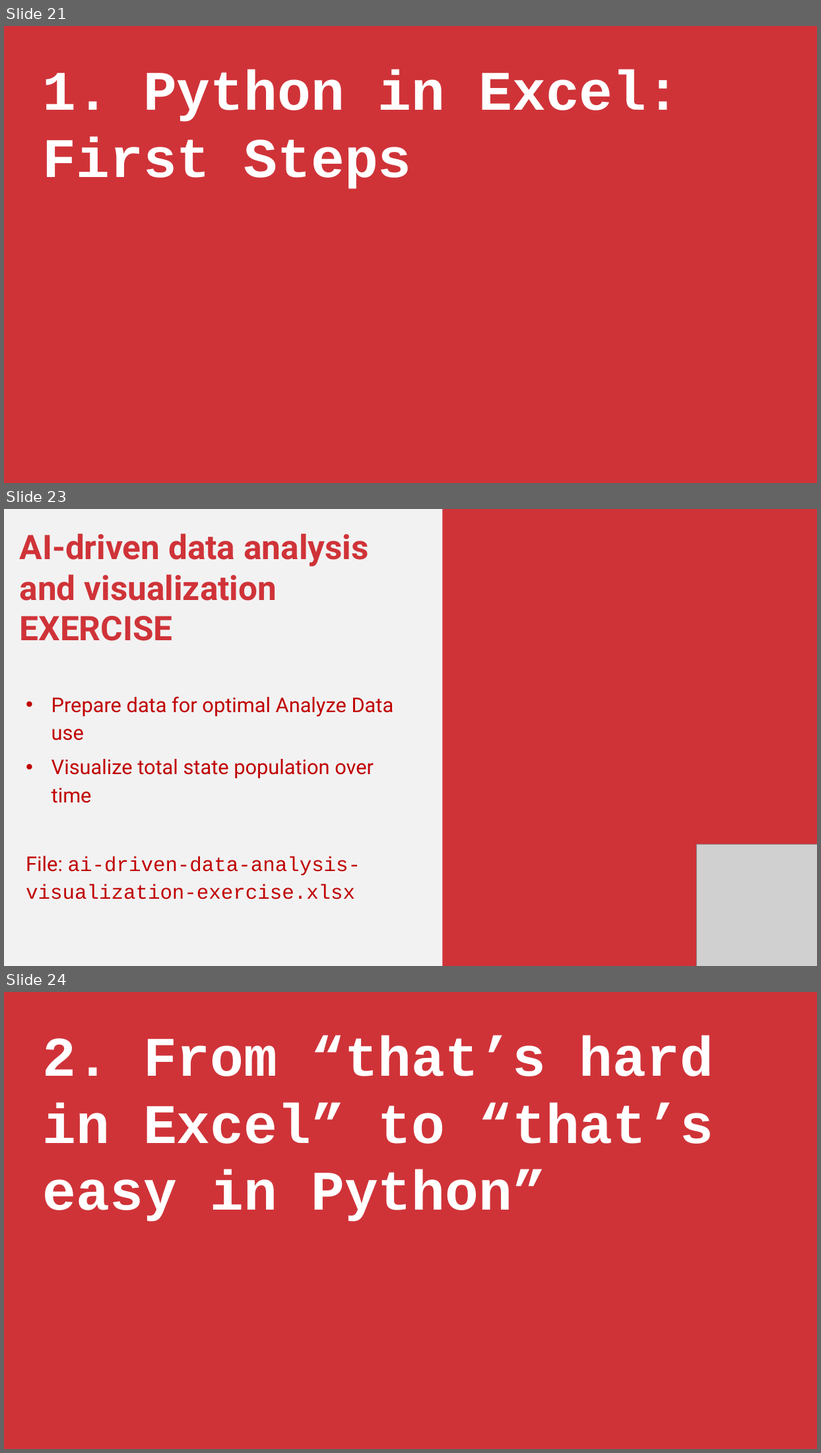
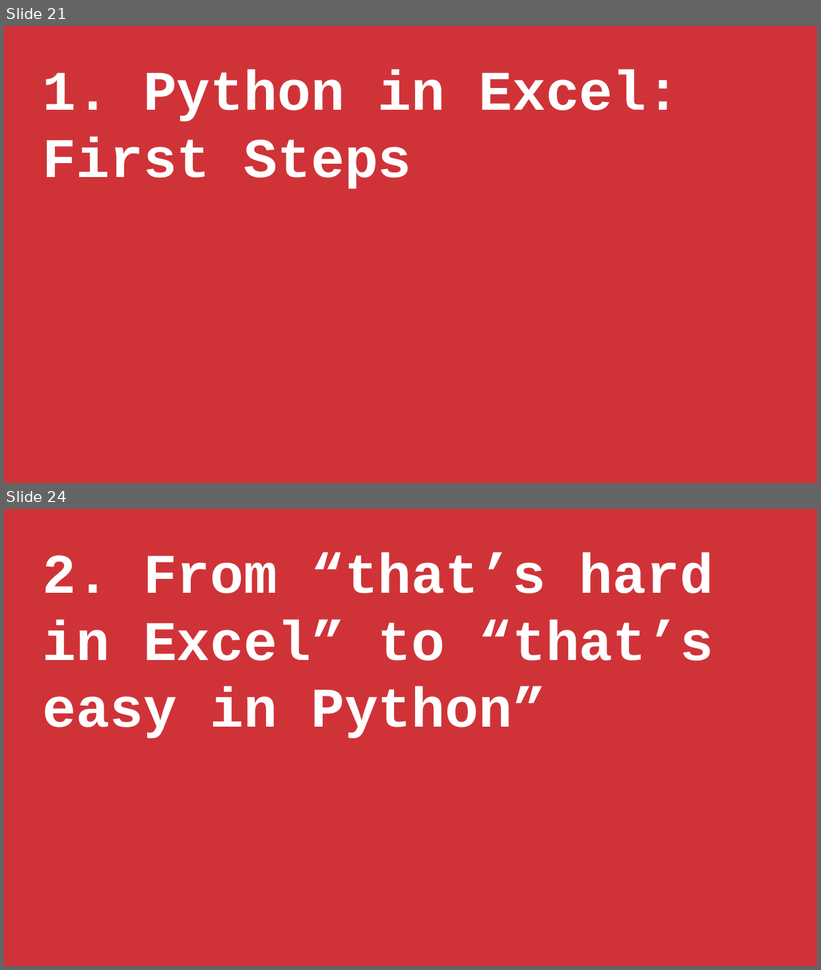
Before and after one commit to stringfestdata/xlgs-2024-analytics-2_0, a slide deck: xlgs-analytics-2_0-slides.pptx. Shown one above the other, each under a label of ours: slides 21, 23 and 24 before the commit, slides 21 and 24 after it; the slides between them are not shown. The pictures are 821x1453 and 821x970 pixels, drawn with LibreOffice and Linux fonts; fonts in the diff are those of the drawing; grey boxes stand for pictures. Boxes give left, top, right and bottom in pixels: in the first picture for what was removed or moved away, otherwise in the second. Text is boxed around its words. In the diff, an @@ line names an element or a change of style, - is before the commit and + after.

```diff
--- a/xlgs-analytics-2_0-slides.pptx
+++ b/xlgs-analytics-2_0-slides.pptx
@@ slide 23 removed at box(4, 509, 817, 966), background #F2F2F2 @@
@@ rectangle removed at box(442, 509, 817, 966) @@
@@ text removed at box(20, 533, 394, 900) @@
-AI-driven data analysis and visualization EXERCISE
-• Prepare data for optimal Analyze Data use
-• Visualize total state population over time
-File: ai-driven-data-analysis-visualization-exercise.xlsx
@@ picture removed at box(697, 844, 817, 966) @@
```
Also in this commit, not shown: 6 slides changed, 4 slides added, 1 other slide removed, 41 other files.
